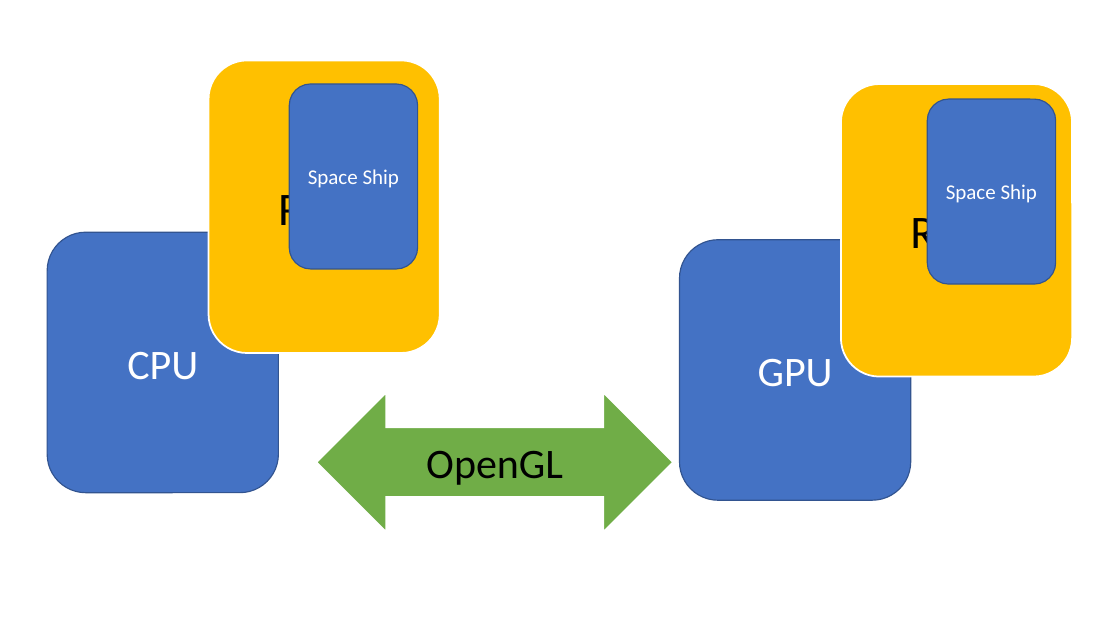
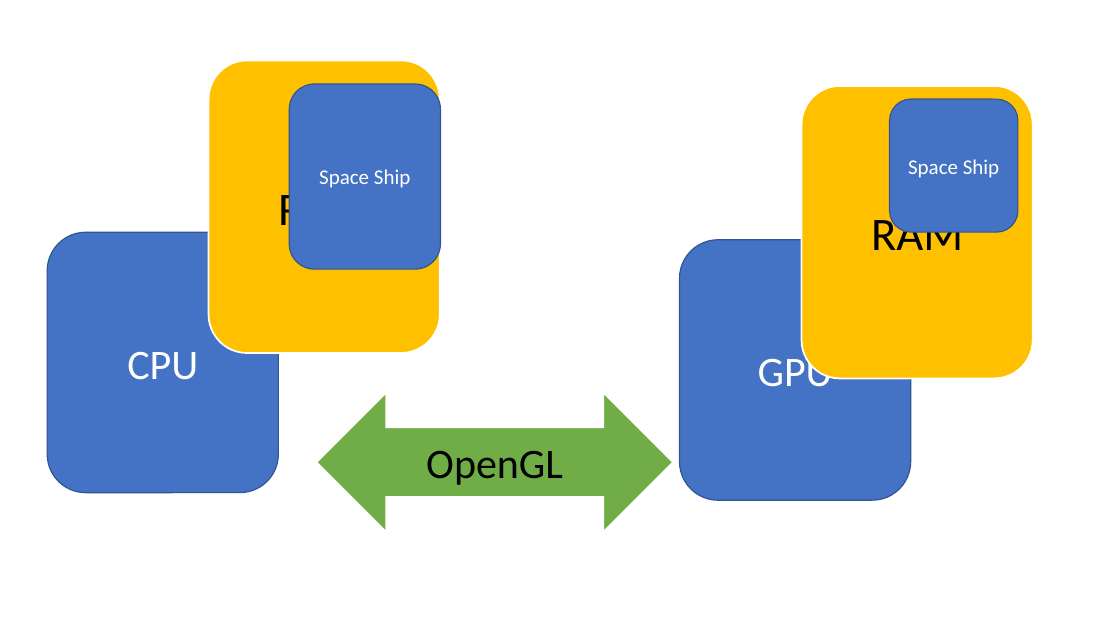
Before and after one commit to Freethetan/INFO3111-S21, a slide deck: slide 1 of Day2Day/Day_01/S1_Note.pptx. Drawn at 1120x630 pixels with LibreOffice and Linux fonts; fonts in the diff are those of the drawing. Boxes give left, top, right and bottom in pixels: in the first picture for what was removed or moved away, otherwise in the second. Text is boxed around its words. In the diff, an @@ line names an element or a change of style, - is before the commit and + after.

```diff
--- a/Day2Day/Day_01/S1_Note.pptx
+++ b/Day2Day/Day_01/S1_Note.pptx
@@ rounded rectangle "Space Ship": place and size @@
-rounded rectangle "Space Ship" at [289,84,418,269]
+rounded rectangle "Space Ship" at [289,84,440,269]
@@ rounded rectangle "RAM": place and size @@
-rounded rectangle "RAM" at [841,84,1072,376]
+rounded rectangle "RAM" at [802,86,1033,378]
@@ rounded rectangle "Space Ship": place and size @@
-rounded rectangle "Space Ship" at [928,99,1056,284]
+rounded rectangle "Space Ship" at [890,99,1018,232]
```
Also in this commit, not shown: 1 other file.
